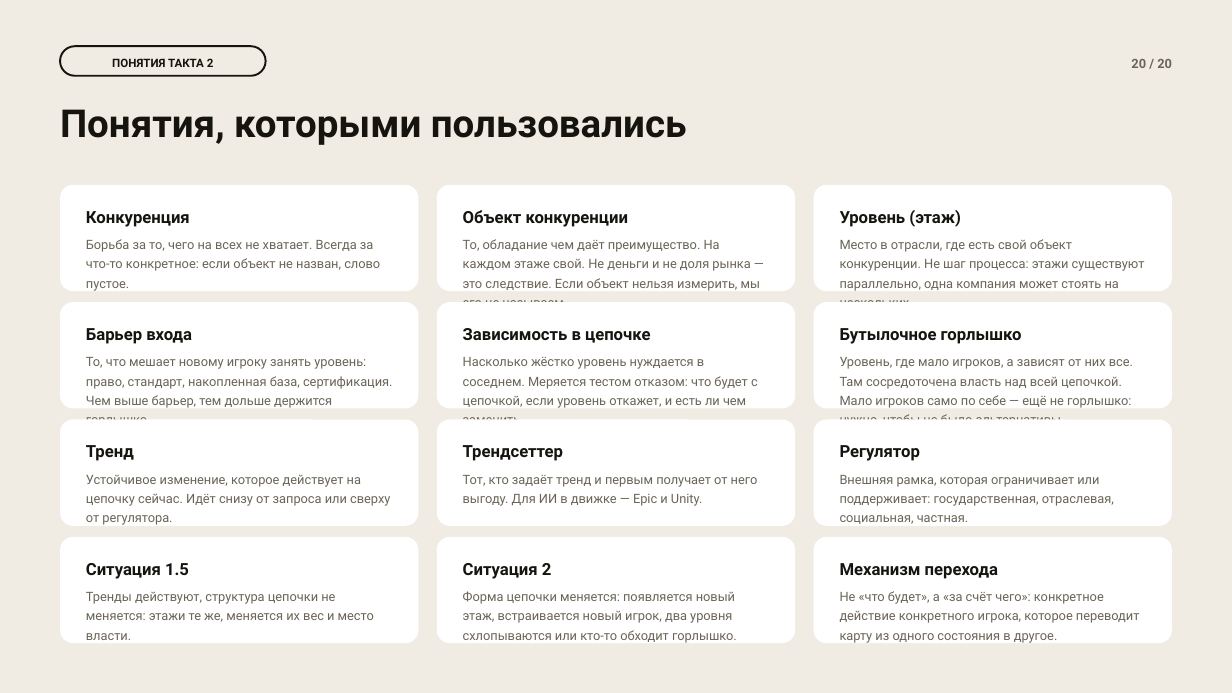
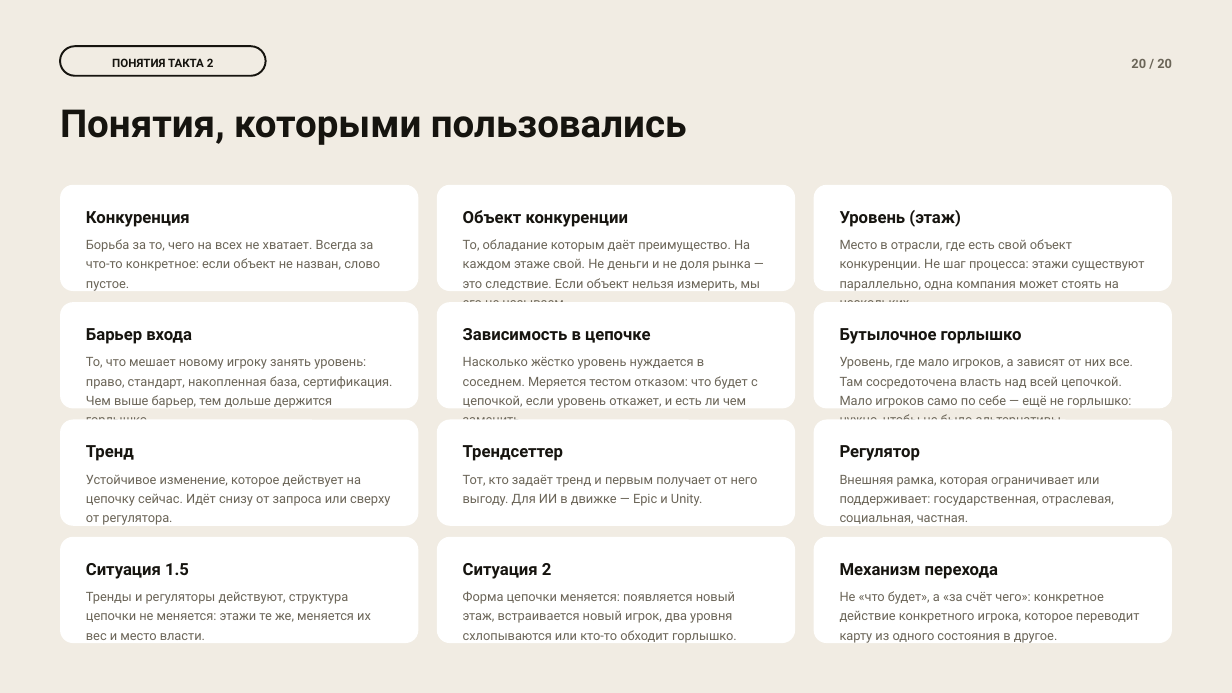
Before and after one commit to Kom1sh/pas-takt2, a slide deck: slide 20 of takt2-gamedev.pptx. Drawn at 1232x693 pixels with LibreOffice and Linux fonts; fonts in the diff are those of the drawing. Boxes give left, top, right and bottom in pixels: in the first picture for what was removed or moved away, otherwise in the second. Text is boxed around its words. In the diff, an @@ line names an element or a change of style, - is before the commit and + after.

```diff
--- a/takt2-gamedev.pptx
+++ b/takt2-gamedev.pptx
@@ text at [463,239,760,302]: text changed @@
-То, обладание чем даёт преимущество. На каждом этаже свой. Не деньги и не доля рынка — это следствие. Если объект нельзя измерить, мы его не называем.
+То, обладание которым даёт преимущество. На каждом этаже свой. Не деньги и не доля рынка — это следствие. Если объект нельзя измерить, мы его не называем.
@@ text at [86,592,371,640]: text changed @@
-Тренды действуют, структура цепочки не меняется: этажи те же, меняется их вес и место власти.
+Тренды и регуляторы действуют, структура цепочки не меняется: этажи те же, меняется их вес и место власти.
```
Also in this commit, not shown: 3 other files.
